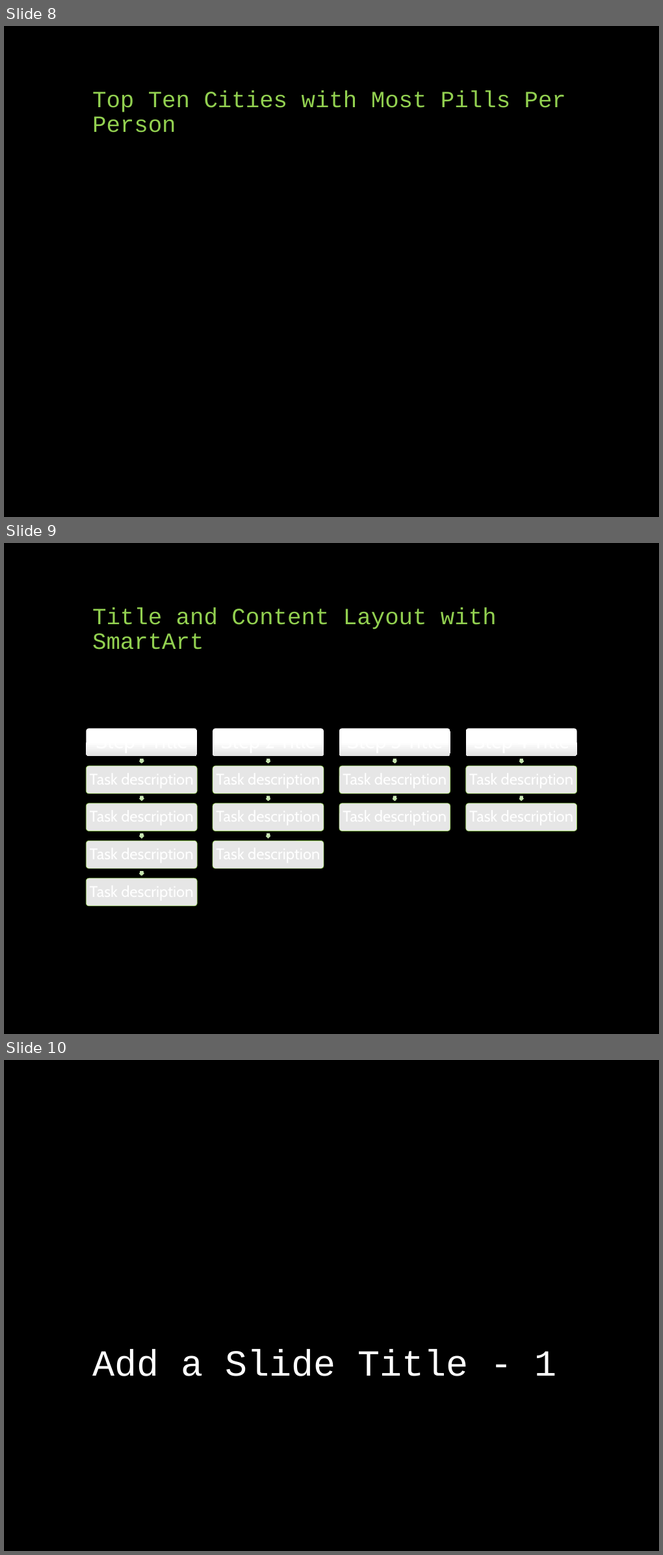
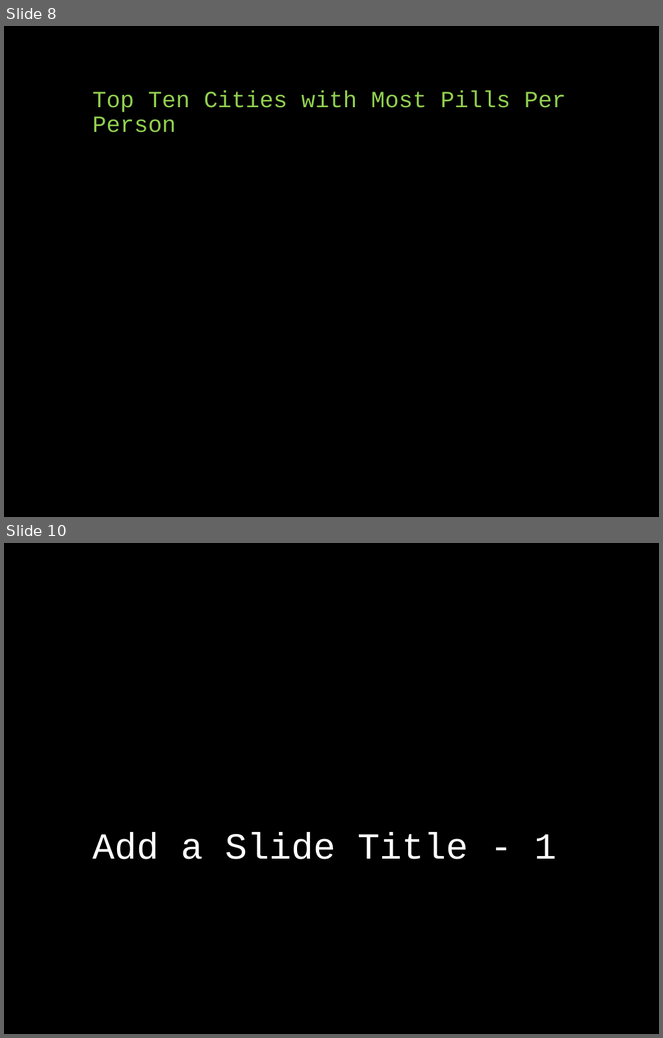
Before and after one commit to davidjaimes/pain-pills-in-the-usa, a slide deck: Prescription Pain Pills.pptx. Shown one above the other, each under a label of ours: slides 8, 9 and 10 before the commit, slides 8 and 10 after it; the slides between them are not shown. The pictures are 663x1555 and 663x1038 pixels, drawn with LibreOffice and Linux fonts; fonts in the diff are those of the drawing. Boxes give left, top, right and bottom in pixels: in the first picture for what was removed or moved away, otherwise in the second. Text is boxed around its words. In the diff, an @@ line names an element or a change of style, - is before the commit and + after.

```diff
--- a/Prescription Pain Pills.pptx
+++ b/Prescription Pain Pills.pptx
@@ slide 9 removed at box(4, 543, 659, 1034), background #000000 @@
@@ title removed at box(92, 607, 497, 650) @@
-Title and Content Layout with SmartArt
@@ group removed at box(86, 728, 577, 906): 15 rounded rectangles, 11 right arrows @@
```
Also in this commit, not shown: 1 slide changed, 1 slide added, 1 other file.
